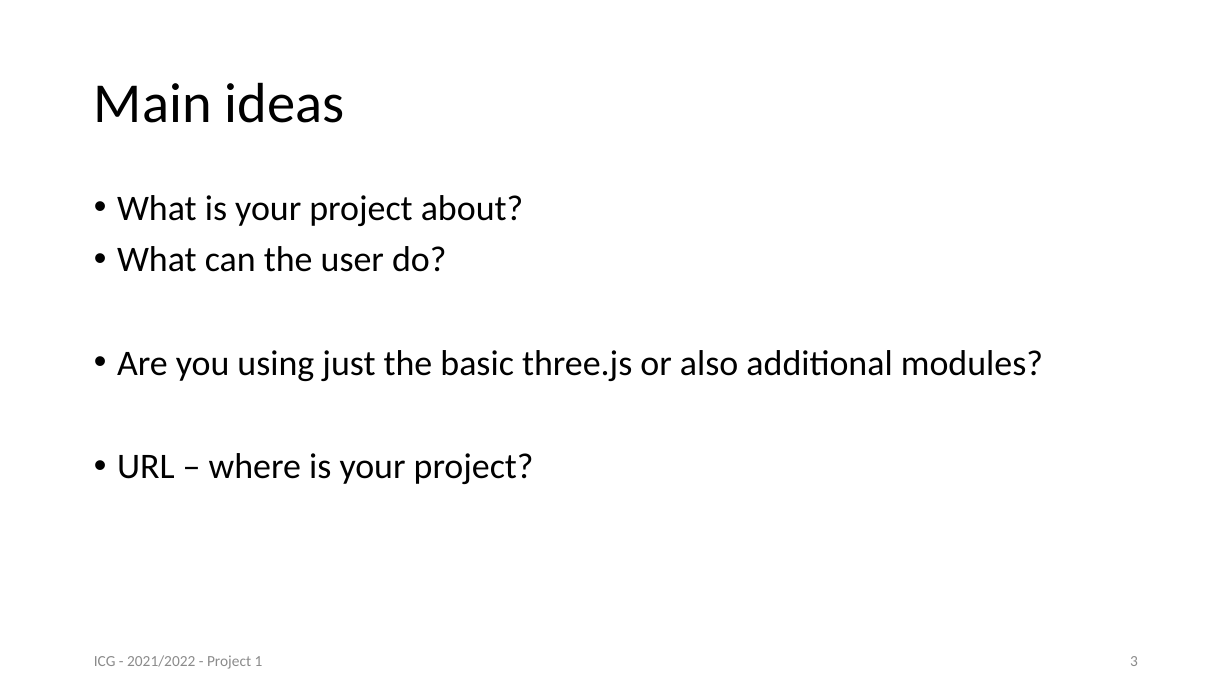
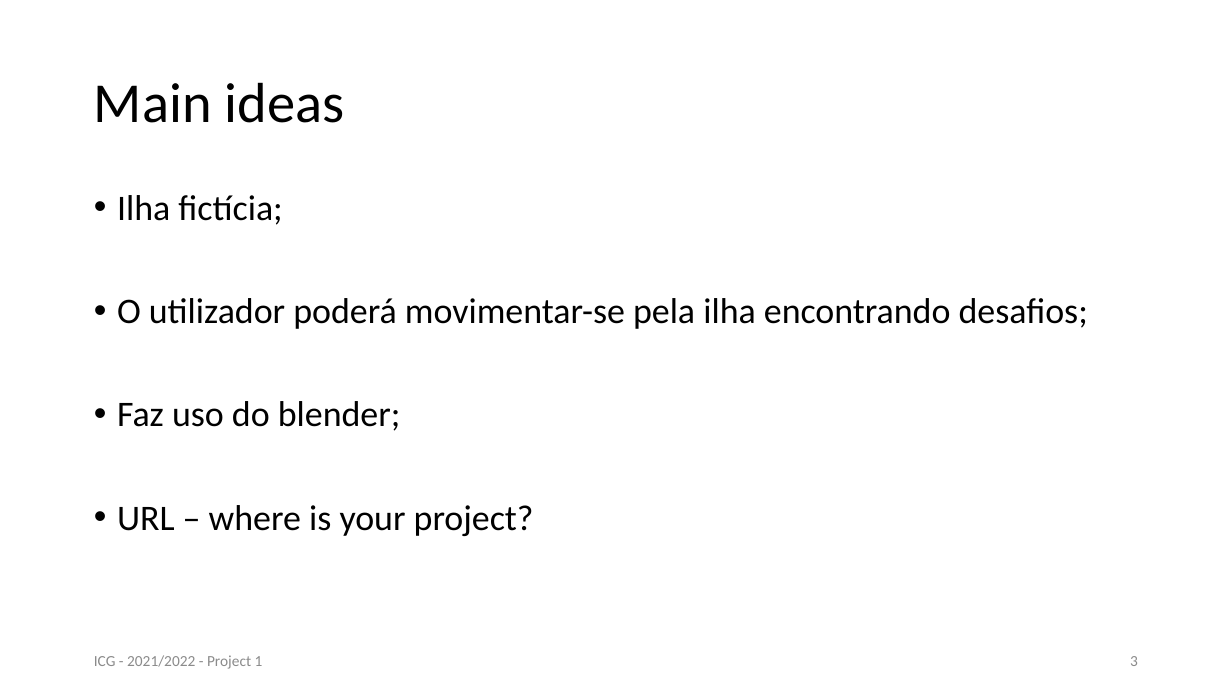
Before and after one commit to joaogasparp/leci_3ano, a slide deck: slide 3 of 2semestre/ICG/project/docs/Slides_Skeleton.pptx. Drawn at 1232x693 pixels with LibreOffice and Linux fonts; fonts in the diff are those of the drawing. Boxes give left, top, right and bottom in pixels: in the first picture for what was removed or moved away, otherwise in the second. Text is boxed around its words. In the diff, an @@ line names an element or a change of style, - is before the commit and + after.

```diff
--- a/2semestre/ICG/project/docs/Slides_Skeleton.pptx
+++ b/2semestre/ICG/project/docs/Slides_Skeleton.pptx
@@ text at (117, 195, 1088, 431): text changed @@
-• What is your project about?
-• What can the user do?
-• Are you using just the basic three.js or also additional modules?
+• Ilha fictícia;
+• O utilizador poderá movimentar-se pela ilha encontrando desafios;
+• Faz uso do blender;
```
Also in this commit, not shown: 2 other slides changed, 43 other files.
